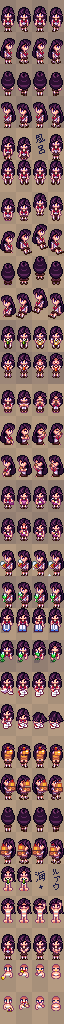
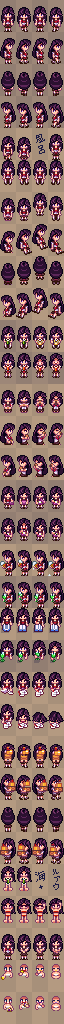
Before/after of a 64x1024 layered artwork. What changed in the layer stack:
showed "BEACH" (1st of 2, in "CUSTOM" › "REI"), painted on it over [4, 18, 60, 917]
